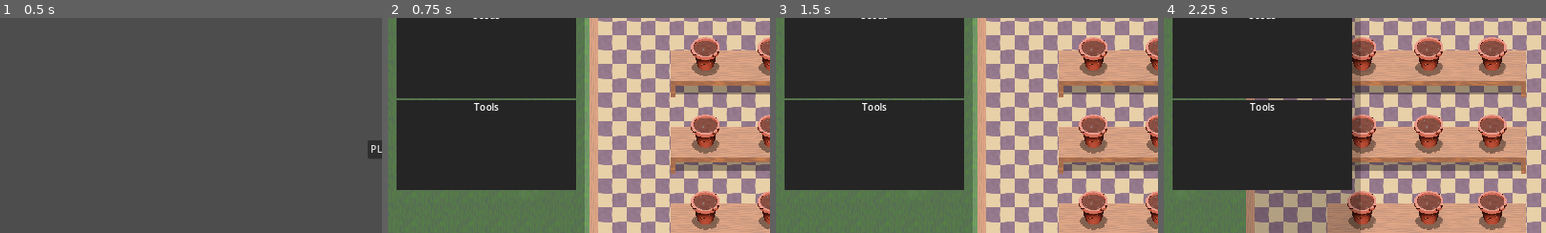
Above: before the commit, frames 1-4 (left to right).
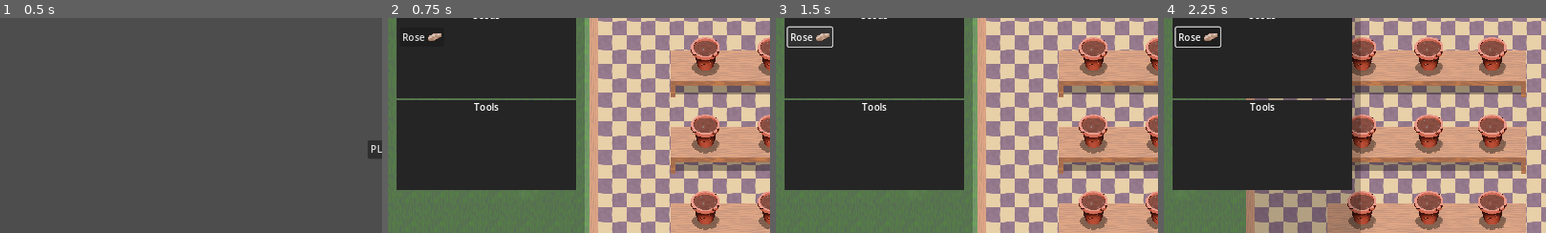
Above: after the commit, the same moments.

Repository: chip003/GDC-Lovefest
Game: Godot game, scene res://Scenes/MainMenu.tscn
Two runs of this game, one before a commit and one after it. Both use one fixed random seed, a clock stepped at 60 frames per second and the inputs below. The engine's default icon, where the game draws it, is replaced by a stand-in: a white triangle on a blue panel in a dark square.
Inputs (mouse positions are % of the whole screen's width and height, from its top left):
- Up to frame 1 (0.5 s): no input
- Up to frame 2 (0.75 s): click "PLAY" at 0.5 s
- Up to frame 3 (1.5 s): click (4, 24) at 1.25 s, where only the run after the commit has a clickable "Rose"
- Up to frame 4 (2.25 s): tap Enter at 2 s; move the mouse to (72, 45) at 2.02 s; hold D (right) from 2.03 s (still down); click (72, 45) at 2.1 s
The pictures show only the part of the screen within x 0-50%, y 19-69%; the shares and areas given below are measured in that part.

Frame 1 is identical in both runs. In frame 2, 0.2% of the frame differs, in the area x 4-14%, y 7-11%; in frame 3, 0.5%, in the area x 2-15%, y 3-14%; in frame 4, 0.4%.

Commit message:
Add rose seed button and nursery physics

Diff:
--- a/Scenes/PlayArea.gd
+++ b/Scenes/PlayArea.gd
@@ -4,6 +4,15 @@
 var limitMax = Vector2i(1024,1024)
 
 var money = 0
+
+
+func select_seed(data):
+	$Cursor.toggle_select(data)
+
+
+func _process(delta):
+	if Input.is_action_just_pressed("rightclick"):
+		select_seed(null)
 
 
 func _ready():
--- a/Scenes/PlayArea.tscn
+++ b/Scenes/PlayArea.tscn
@@ -6,33 +6,81 @@
 [ext_resource type="PackedScene" uid="uid://ccvk8gfcixoav" path="res://Scenes/Enemy/EnemySpawner.tscn" id="2_70cjn"]
 [ext_resource type="Script" path="res://Scenes/Camera.gd" id="4_djsil"]
 [ext_resource type="Texture2D" uid="uid://b3umymuuatjll" path="res://Sprites/tileset.png" id="4_qo22i"]
+[ext_resource type="PackedScene" uid="uid://bsur1ctde5mxm" path="res://Scenes/seedButton.tscn" id="5_aevuh"]
 [ext_resource type="Texture2D" uid="uid://bn4mwnvm25bw0" path="res://Sprites/bench.png" id="5_ye7yr"]
-[ext_resource type="PackedScene" path="res://Scenes/Pot.tscn" id="8_mi2f7"]
+[ext_resource type="PackedScene" uid="uid://b56edep2iywhf" path="res://Scenes/Pot.tscn" id="8_mi2f7"]
+[ext_resource type="Script" path="res://Scenes/Sprite2D.gd" id="10_rqcyb"]
 
 [sub_resource type="TileSetAtlasSource" id="TileSetAtlasSource_s2duw"]
 texture = ExtResource("4_qo22i")
 texture_region_size = Vector2i(48, 48)
 0:0/0 = 0
+0:0/0/physics_layer_0/linear_velocity = Vector2(0, 0)
+0:0/0/physics_layer_0/angular_velocity = 0.0
 1:0/0 = 0
+1:0/0/physics_layer_0/linear_velocity = Vector2(0, 0)
+1:0/0/physics_layer_0/angular_velocity = 0.0
 2:0/0 = 0
+2:0/0/physics_layer_0/linear_velocity = Vector2(0, 0)
+2:0/0/physics_layer_0/angular_velocity = 0.0
+2:0/0/physics_layer_0/polygon_0/points = PackedVector2Array(-24, -24, 24, -24, 24, 24, -24, 24)
 3:0/0 = 0
+3:0/0/physics_layer_0/linear_velocity = Vector2(0, 0)
+3:0/0/physics_layer_0/angular_velocity = 0.0
+3:0/0/physics_layer_0/polygon_0/points = PackedVector2Array(6.71751, -24, 7.07107, 24, -7.42462, 24, -7.42462, -24)
 3:1/0 = 0
+3:1/0/physics_layer_0/linear_velocity = Vector2(0, 0)
+3:1/0/physics_layer_0/angular_velocity = 0.0
 2:1/0 = 0
+2:1/0/physics_layer_0/linear_velocity = Vector2(0, 0)
+2:1/0/physics_layer_0/angular_velocity = 0.0
+2:1/0/physics_layer_0/polygon_0/points = PackedVector2Array(24, 10.6066, -24, 10.6066, -24, 24, 24, 24)
 1:1/0 = 0
+1:1/0/physics_layer_0/linear_velocity = Vector2(0, 0)
+1:1/0/physics_layer_0/angular_velocity = 0.0
 1:2/0 = 0
+1:2/0/physics_layer_0/linear_velocity = Vector2(0, 0)
+1:2/0/physics_layer_0/angular_velocity = 0.0
+1:2/0/physics_layer_0/polygon_0/points = PackedVector2Array(9.89949, -24, 24, -24, 24, 24, 10.253, 24)
 3:2/0 = 0
+3:2/0/physics_layer_0/linear_velocity = Vector2(0, 0)
+3:2/0/physics_layer_0/angular_velocity = 0.0
+3:2/0/physics_layer_0/polygon_0/points = PackedVector2Array(-9.54594, -24, -9.8995, 24, -24, 24, -24, -24)
 3:3/0 = 0
+3:3/0/physics_layer_0/linear_velocity = Vector2(0, 0)
+3:3/0/physics_layer_0/angular_velocity = 0.0
 2:3/0 = 0
+2:3/0/physics_layer_0/linear_velocity = Vector2(0, 0)
+2:3/0/physics_layer_0/angular_velocity = 0.0
+2:3/0/physics_layer_0/polygon_0/points = PackedVector2Array(24, -24, 24, -10.253, -24, -10.2531, -24, -24)
 1:3/0 = 0
+1:3/0/physics_layer_0/linear_velocity = Vector2(0, 0)
+1:3/0/physics_layer_0/angular_velocity = 0.0
 4:0/0 = 0
+4:0/0/physics_layer_0/linear_velocity = Vector2(0, 0)
+4:0/0/physics_layer_0/angular_velocity = 0.0
+4:0/0/physics_layer_0/polygon_0/points = PackedVector2Array(-9.54594, -24, -9.8995, 24, -24, 24, -24, -24)
 5:0/0 = 0
+5:0/0/physics_layer_0/linear_velocity = Vector2(0, 0)
+5:0/0/physics_layer_0/angular_velocity = 0.0
+5:0/0/physics_layer_0/polygon_0/points = PackedVector2Array(9.89949, -24, 24, -24, 24, 24, 10.253, 24)
 0:1/0 = 0
+0:1/0/physics_layer_0/linear_velocity = Vector2(0, 0)
+0:1/0/physics_layer_0/angular_velocity = 0.0
 0:2/0 = 0
+0:2/0/physics_layer_0/linear_velocity = Vector2(0, 0)
+0:2/0/physics_layer_0/angular_velocity = 0.0
 0:3/0 = 0
+0:3/0/physics_layer_0/linear_velocity = Vector2(0, 0)
+0:3/0/physics_layer_0/angular_velocity = 0.0
 
 [sub_resource type="TileSet" id="TileSet_0at08"]
 tile_size = Vector2i(48, 48)
+physics_layer_0/collision_layer = 1
 sources/0 = SubResource("TileSetAtlasSource_s2duw")
+
+[sub_resource type="CircleShape2D" id="CircleShape2D_fky1x"]
+radius = 2.0
 
 [node name="PlayArea" type="Node2D"]
 y_sort_enabled = true
@@ -106,9 +154,21 @@
 text = "Seeds"
 horizontal_alignment = 1
 
-[node name="GridContainer" type="GridContainer" parent="CanvasLayer/MarginContainer/MarginContainer/VBoxContainer/Seeds/VBoxContainer"]
+[node name="MarginContainer" type="MarginContainer" parent="CanvasLayer/MarginContainer/MarginContainer/VBoxContainer/Seeds/VBoxContainer"]
 layout_mode = 2
 size_flags_vertical = 3
+theme_override_constants/margin_left = 5
+theme_override_constants/margin_top = 5
+theme_override_constants/margin_right = 5
+theme_override_constants/margin_bottom = 5
+
+[node name="GridContainer" type="GridContainer" parent="CanvasLayer/MarginContainer/MarginContainer/VBoxContainer/Seeds/VBoxContainer/MarginContainer"]
+layout_mode = 2
+size_flags_vertical = 3
+
+[node name="SeedButton" parent="CanvasLayer/MarginContainer/MarginContainer/VBoxContainer/Seeds/VBoxContainer/MarginContainer/GridContainer" instance=ExtResource("5_aevuh")]
+layout_mode = 2
+theme_override_font_sizes/font_size = 16
 
 [node name="Tools" type="MarginContainer" parent="CanvasLayer/MarginContainer/MarginContainer/VBoxContainer"]
 layout_mode = 2
@@ -158,29 +218,48 @@
 position = Vector2(0, 128)
 texture = ExtResource("5_ye7yr")
 
-[node name="Pot" parent="." instance=ExtResource("8_mi2f7")]
+[node name="Pot1" parent="." instance=ExtResource("8_mi2f7")]
+position = Vector2(-108, -171.415)
+
+[node name="Pot2" parent="." instance=ExtResource("8_mi2f7")]
 position = Vector2(4, -171.415)
-
-[node name="Pot2" parent="." instance=ExtResource("8_mi2f7")]
-position = Vector2(-108, -171.415)
 
 [node name="Pot3" parent="." instance=ExtResource("8_mi2f7")]
 position = Vector2(110, -171.415)
 
 [node name="Pot4" parent="." instance=ExtResource("8_mi2f7")]
+position = Vector2(-108, -42.055)
+
+[node name="Pot5" parent="." instance=ExtResource("8_mi2f7")]
 position = Vector2(4, -42.055)
-
-[node name="Pot5" parent="." instance=ExtResource("8_mi2f7")]
-position = Vector2(-108, -42.055)
 
 [node name="Pot6" parent="." instance=ExtResource("8_mi2f7")]
 position = Vector2(110, -42.055)
 
 [node name="Pot7" parent="." instance=ExtResource("8_mi2f7")]
+position = Vector2(-108, 86.025)
+
+[node name="Pot8" parent="." instance=ExtResource("8_mi2f7")]
 position = Vector2(4, 86.025)
-
-[node name="Pot8" parent="." instance=ExtResource("8_mi2f7")]
-position = Vector2(-108, 86.025)
 
 [node name="Pot9" parent="." instance=ExtResource("8_mi2f7")]
 position = Vector2(110, 86.025)
+
+[node name="Cursor" type="TextureRect" parent="."]
+z_index = 1000
+anchors_preset = 8
+anchor_left = 0.5
+anchor_top = 0.5
+anchor_right = 0.5
+anchor_bottom = 0.5
+grow_horizontal = 2
+grow_vertical = 2
+script = ExtResource("10_rqcyb")
+
+[node name="Area2D" type="Area2D" parent="Cursor"]
+collision_layer = 0
+collision_mask = 128
+monitorable = false
+
+[node name="CollisionShape2D" type="CollisionShape2D" parent="Cursor/Area2D"]
+shape = SubResource("CircleShape2D_fky1x")
--- /dev/null
+++ b/Scenes/Pot.gd
@@ -0,0 +1,3 @@
+extends Node2D
+
+var currentPlant = null
--- a/Scenes/Pot.tscn
+++ b/Scenes/Pot.tscn
@@ -1,10 +1,15 @@
-[gd_scene load_steps=3 format=3 uid="uid://b56edep2iywhf"]
+[gd_scene load_steps=5 format=3 uid="uid://b56edep2iywhf"]
 
 [ext_resource type="Texture2D" uid="uid://bto24crht13wy" path="res://Sprites/pot.png" id="1_tufn6"]
+[ext_resource type="Script" path="res://Scenes/Pot.gd" id="1_vlgd7"]
 [ext_resource type="Texture2D" uid="uid://cnnogxjdrmv16" path="res://Sprites/shadow.png" id="2_xrajs"]
+
+[sub_resource type="CircleShape2D" id="CircleShape2D_xdobe"]
+radius = 48.0
 
 [node name="Pot" type="Node2D"]
 z_index = 2
+script = ExtResource("1_vlgd7")
 
 [node name="Pot" type="Sprite2D" parent="."]
 position = Vector2(0, -9)
@@ -16,3 +21,11 @@
 position = Vector2(0, 33.61)
 scale = Vector2(0.355, 0.22)
 texture = ExtResource("2_xrajs")
+
+[node name="Area2D" type="Area2D" parent="."]
+collision_layer = 128
+collision_mask = 0
+monitoring = false
+
+[node name="CollisionShape2D" type="CollisionShape2D" parent="Area2D"]
+shape = SubResource("CircleShape2D_xdobe")
--- /dev/null
+++ b/Scenes/Sprite2D.gd
@@ -0,0 +1,20 @@
+extends TextureRect
+
+var selected = false
+
+func _process(delta):
+	global_position = get_global_mouse_position()
+
+	if Input.is_action_just_pressed("leftclick"):
+		var pots = $Area2D.get_overlapping_areas()
+		if pots.size() > 0:
+			toggle_select(null)
+
+
+func toggle_select(data):
+	if data:
+		selected = true
+		Input.set_custom_mouse_cursor(data.Sprite)
+	else:
+		Input.set_custom_mouse_cursor(null)
+		selected = false
--- /dev/null
+++ b/Scenes/seedButton.gd
@@ -0,0 +1,17 @@
+extends Button
+
+@export_multiline var desc = ""
+
+@export var data = {
+	"Name": "Rose",
+	"Sprite": preload("res://Sprites/seed_rose.png"),
+}
+
+
+func _ready():
+	icon = data.Sprite
+	tooltip_text = desc
+
+
+func _on_pressed():
+	get_node("/root/PlayArea").select_seed(data)
--- /dev/null
+++ b/Scenes/seedButton.tscn
@@ -0,0 +1,16 @@
+[gd_scene load_steps=3 format=3 uid="uid://bsur1ctde5mxm"]
+
+[ext_resource type="Script" path="res://Scenes/seedButton.gd" id="1_8c2x6"]
+[ext_resource type="Texture2D" uid="uid://cr2x6uk5puvui" path="res://Sprites/seed_rose.png" id="1_fw7v4"]
+
+[node name="SeedButton" type="Button"]
+custom_minimum_size = Vector2(74, 32)
+text = "Rose"
+icon = ExtResource("1_fw7v4")
+alignment = 0
+icon_alignment = 2
+expand_icon = true
+script = ExtResource("1_8c2x6")
+desc = "A basic plant"
+
+[connection signal="pressed" from="." to="." method="_on_pressed"]
--- a/project.godot
+++ b/project.godot
@@ -22,6 +22,10 @@
 window/stretch/mode="canvas_items"
 window/stretch/aspect="expand"
 window/vsync/vsync_mode=0
+
+[gui]
+
+timers/tooltip_delay_sec=0.0
 
 [input]
 
@@ -55,6 +59,16 @@
 "events": [Object(InputEventMouseButton,"resource_local_to_scene":false,"resource_name":"","device":-1,"window_id":0,"a …(253 unchanged characters)…
 ]
 }
+rightclick={
+"deadzone": 0.5,
+"events": [Object(InputEventMouseButton,"resource_local_to_scene":false,"resource_name":"","device":-1,"window_id":0,"alt_pressed":false,"shift_pressed":false,"ctrl_pressed":false,"meta_pressed":false,"button_mask":0,"position":Vector2(0, 0),"global_position":Vector2(0, 0),"factor":1.0,"button_index":2,"canceled":false,"pressed":false,"double_click":false,"script":null)
+]
+}
+leftclick={
+"deadzone": 0.5,
+"events": [Object(InputEventMouseButton,"resource_local_to_scene":false,"resource_name":"","device":-1,"window_id":0,"alt_pressed":false,"shift_pressed":false,"ctrl_pressed":false,"meta_pressed":false,"button_mask":0,"position":Vector2(0, 0),"global_position":Vector2(0, 0),"factor":1.0,"button_index":1,"canceled":false,"pressed":false,"double_click":false,"script":null)
+]
+}
 
 [rendering]
 
Not shown: 1 places in Scenes/PlayArea.tscn that only renumber resources
Binary file added: Sprites/seed_rose.png
Not shown, added: Sprites/seed_rose.png.import
